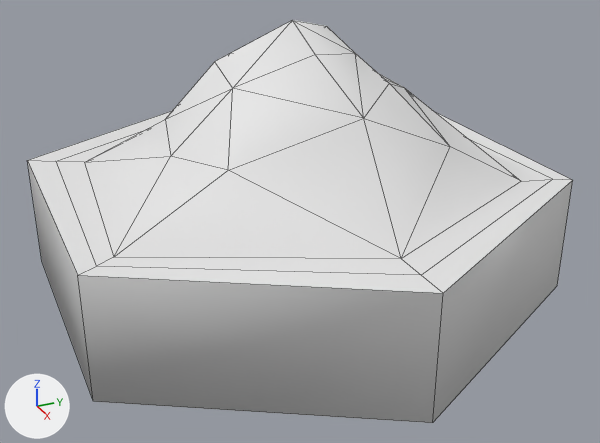
One commit to the OBJ model data/models/map/tile/mountain01.obj: the scene before it, then after it.
Before and after are seen from a 50 mm camera at (5.21, -2.28, 2.53) aimed at (0.2, -0.03, 0.03). Arrows for +X, +Y and +Z are at lower left; the lights stay in place. Mesh edges are drawn as thin lines. Where no turn or scale is listed for an object, it has been applied to the vertices. Vertices at the same position are counted once.

Before the edit, the objects in view are built like this:
```python
me_mountain01_cylinder_002 = bpy.data.meshes.new('mountain01_Cylinder.002')
me_mountain01_cylinder_002.from_pydata(...)  # 48 vertices, 65 faces; spans x -2.0..2.0, y -1.73..1.73, z -0.5..1.42
ob_mountain01_cylinder_002 = bpy.data.objects.new('mountain01_Cylinder.002', me_mountain01_cylinder_002)
ob_mountain01_cylinder_002.location = (0.0, 0.0, 0.0)
```
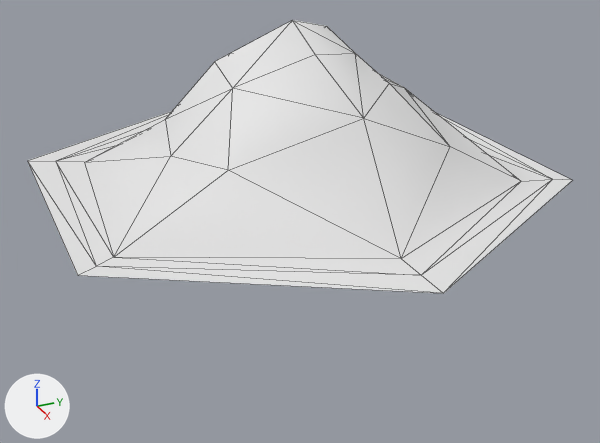
The newer file is also turned or shifted as a whole; pictures and numbers use the older file's frame.

What differs and where, as boxes (x1, y1, x2, y2) in the pictures (600 x 443 px; the box of a moved part takes in the faces that stretch with it):
'mountain01_Cylinder.002', reshaped (32% shorter)
    before: (27, 20, 573, 423)
    after: (28, 20, 573, 293)
part 1 of me_mountain01_cylinder_002, moved or reshaped
    before: (27, 111, 573, 423)
    after: (28, 111, 573, 293)

Patch to the scene script:
```diff
--- a/data/models/map/tile/mountain01.obj.py
+++ b/data/models/map/tile/mountain01.obj.py
@@ me_mountain01_cylinder_002 @@
 # used by ob_mountain01_cylinder_002; location = (0.0, 0.0, 0.0)
-me_mountain01_cylinder_002.from_pydata(...)  # 48 vertices, 65 faces; spans x -2.0..2.0, y -1.73..1.73, z -0.5..1.42
+me_mountain01_cylinder_002.from_pydata(...)  # 41 vertices, 74 faces; spans x -2.0..2.0, y -1.73..1.73, z 0.35..1.42
+# me_mountain01_cylinder_002 part 1
+# 7 vertices are removed from x -2.0..2.0, y -1.73..1.73, z -0.5..0.35
+# 18 faces are deleted
+# 27 new faces join them
```
